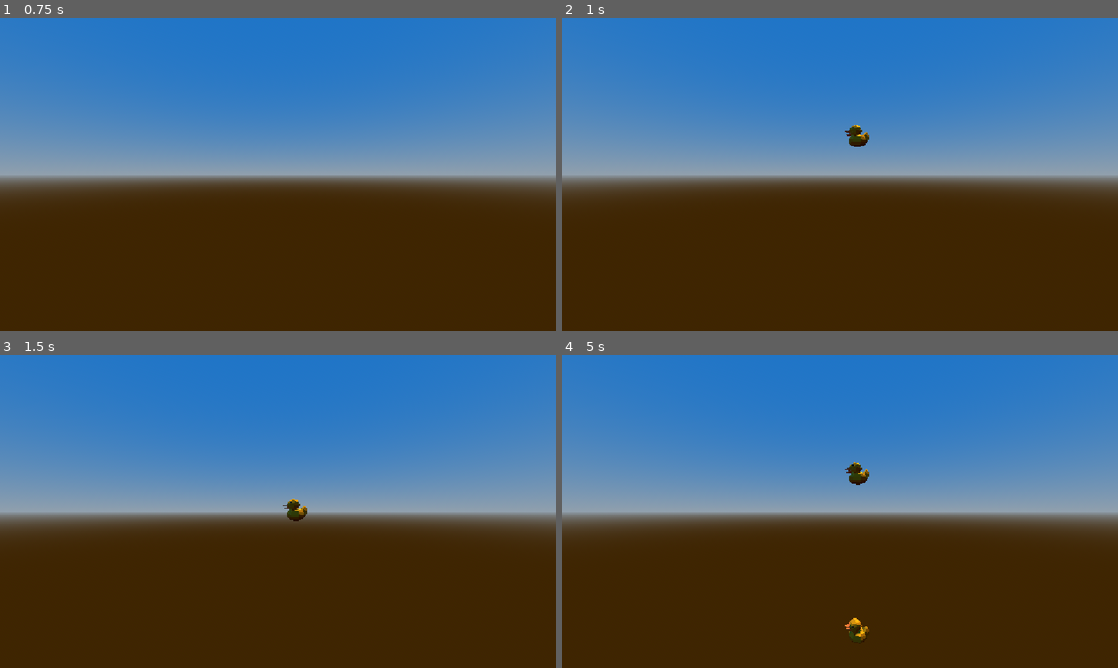
Above: before the commit, frames 1-4 (two rows, left to right).
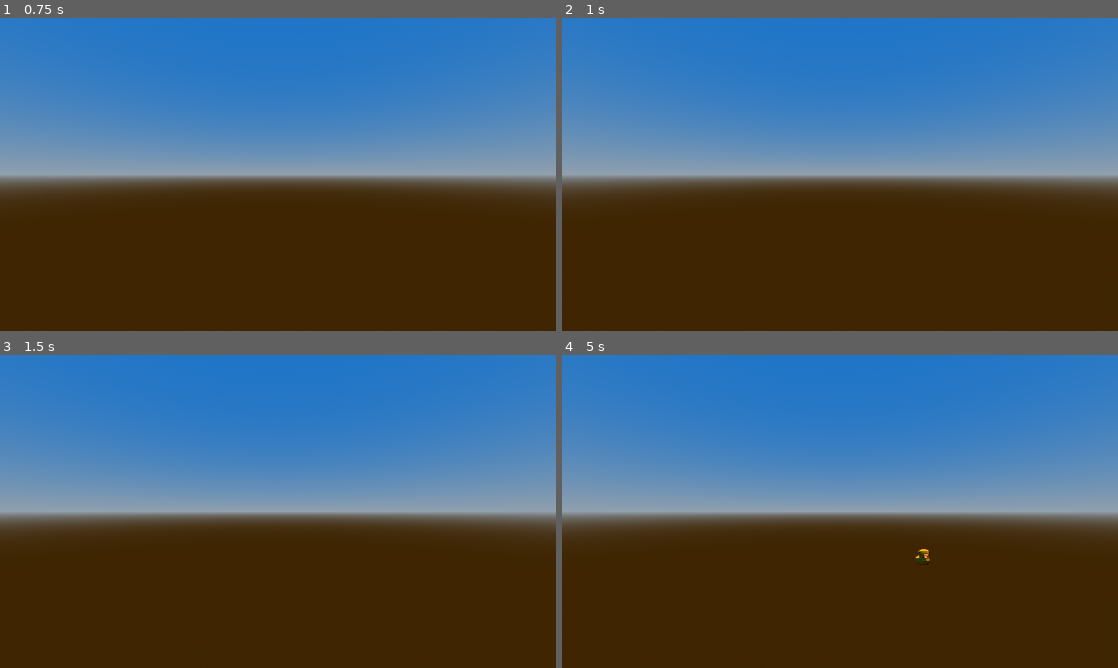
Above: after the commit, the same moments.

Repository: ashermemon/haven
Game: Godot game, scene res://game.tscn
Same seed, same stepped clock (60 frames per second), same inputs: the game is played once before the commit and once after it.
Inputs:
- Up to frame 1 (0.75 s): tap Enter at 0.5 s
- Up to frame 2 (1 s): no input
- Up to frame 3 (1.5 s): no input
- Up to frame 4 (5 s): no input

Frame 1 is identical in both runs. In frame 2, 0.2% of the frame differs, in the area x 50-56%, y 34-42%; in frame 3, 0.2%; in frame 4, 0.4%, in the area x 50-67%, y 34-92%.

Commit message:
Add random force/impulse to make ducks fly in from tub

Diff:
--- a/haven/DuckSpawner.gd
+++ b/haven/DuckSpawner.gd
@@ -6,7 +6,7 @@
 var spawn_position:Vector3
 
 @export var duck_scene:PackedScene
-@export var duck_freq := 1.0 # per sec
+@export var duck_freq := 0.2 # per sec
 @export var duck_accel := 0.1 #per sec
 @export var max_freq := 20.0
 
@@ -20,17 +20,23 @@
 # Called every frame. 'delta' is the elapsed time since the previous frame.
 func _process(delta: float) -> void:
 
+	var random_force: Vector3
+
 	duck_freq = min(duck_freq + (duck_accel * delta), max_freq)
 	var spawn_interval := 1.0 / duck_freq
 	time_since_spawn += delta
 	if time_since_spawn >= spawn_interval:
+
+		spawn_position = Vector3(randf_range(-5.0, 5.0), -5.0, randf_range(-5.0, 0.0))
+
 		time_since_spawn -= spawn_interval
-		spawn_duck()
+		spawn_duck(spawn_position, random_force)
 
 
 
 
-func spawn_duck() -> void:
+func spawn_duck(position:Vector3, force:Vector3) -> void:
 	if duck_scene:
 		var duck_instance = duck_scene.instantiate()
+		duck_instance.position = spawn_position
 		add_child(duck_instance)
--- a/haven/game.tscn
+++ b/haven/game.tscn
@@ -28,7 +28,6 @@
 shadow_enabled = true
 
 [node name="Spawner" type="Node3D" parent="." unique_id=923238417]
-transform = Transform3D(1, 0, 0, 0, 1, 0, 0, 0, 1, 0.25645518, 0.5509405, -0.49946117)
 script = ExtResource("1_feb5d")
 duck_scene = ExtResource("2_e2o6t")
 duck_accel = 0.005
--- a/haven/rubber_duck.tscn
+++ b/haven/rubber_duck.tscn
@@ -8,13 +8,17 @@
 radius = 0.37
 
 [node name="RubberDuck" type="Node3D" unique_id=618759715]
+transform = Transform3D(-4.371139e-08, 0, 1, 0, 1, 0, -1, 0, -4.371139e-08, 0, 0, 0)
 
-[node name="RigidBody3D" type="RigidBody3D" parent="." unique_id=1724538532]
+[node name="Node3D" type="Node3D" parent="." unique_id=1973059713]
+transform = Transform3D(1, 0, 0, 0, 1, 0, 0, 0, 1, 0.49899998, -0.598, 0.5007266)
+
+[node name="RigidBody3D" type="RigidBody3D" parent="Node3D" unique_id=1724538532]
 transform = Transform3D(1, 0, 0, 0, 1, 0, 0, 0, 1, 0.25645518, 0.5509405, -0.49946117)
 script = ExtResource("1_xh7qf")
 
-[node name="RubberDuck" parent="RigidBody3D" unique_id=149477437 instance=ExtResource("2_v7mwj")]
+[node name="RubberDuck" parent="Node3D/RigidBody3D" unique_id=149477437 instance=ExtResource("2_v7mwj")]
 
-[node name="CollisionShape3D" type="CollisionShape3D" parent="RigidBody3D" unique_id=141936291]
+[node name="CollisionShape3D" type="CollisionShape3D" parent="Node3D/RigidBody3D" unique_id=141936291]
 transform = Transform3D(1, 0, 0, 0, 1, 0, 0, 0, 1, 0.05070305, 0.1249502, 0)
 shape = SubResource("SphereShape3D_knk3u")
--- a/haven/rubberduck.gd
+++ b/haven/rubberduck.gd
@@ -3,7 +3,8 @@
 
 # Called when the node enters the scene tree for the first time.
 func _ready() -> void:
-	pass # Replace with function body.
+	var random_force = Vector3(randf_range(-5.0, 5.0), randf_range(8.0, 16.0), 0.0)
+	apply_central_impulse(random_force)
 
 
 # Called every frame. 'delta' is the elapsed time since the previous frame.
